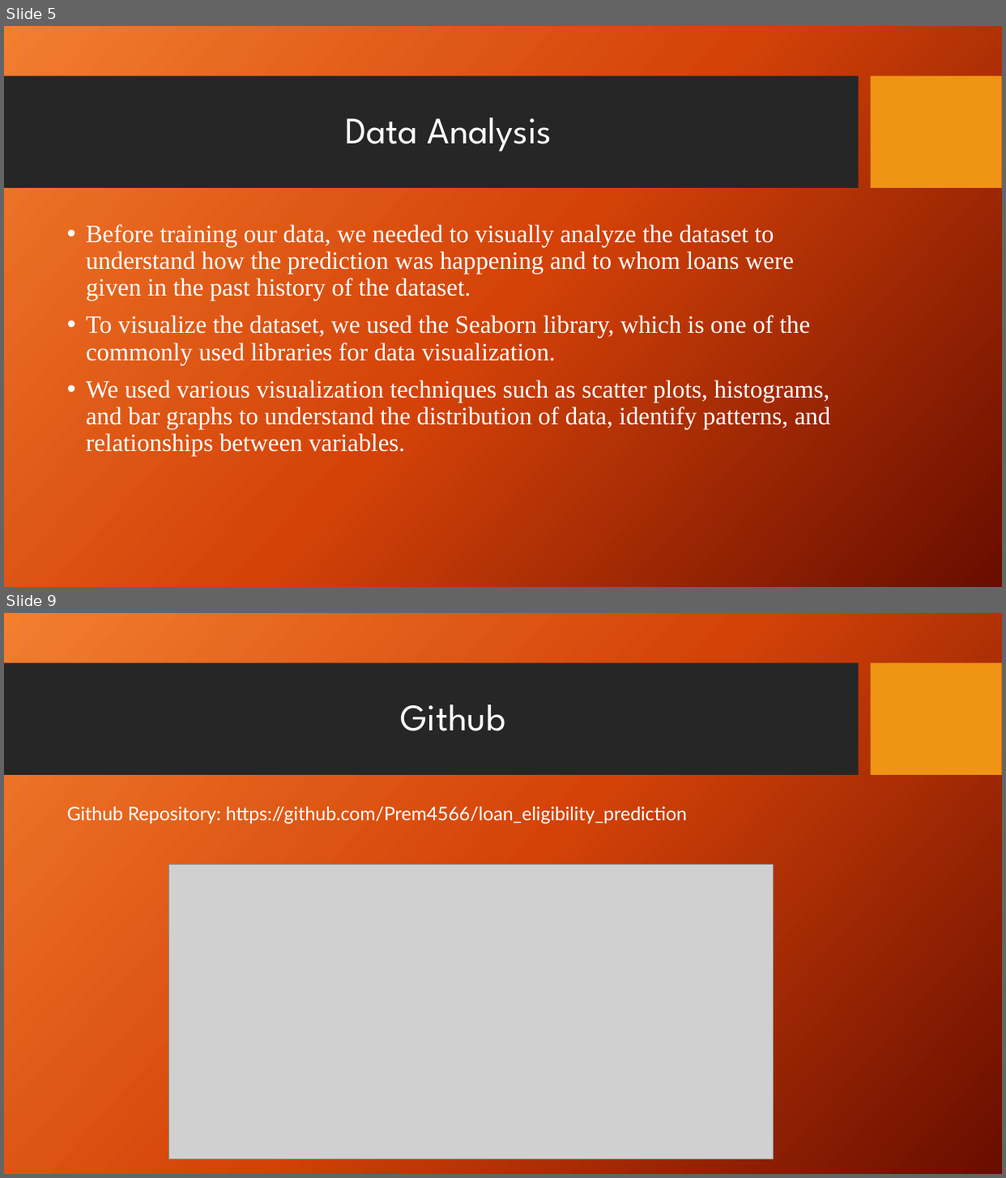
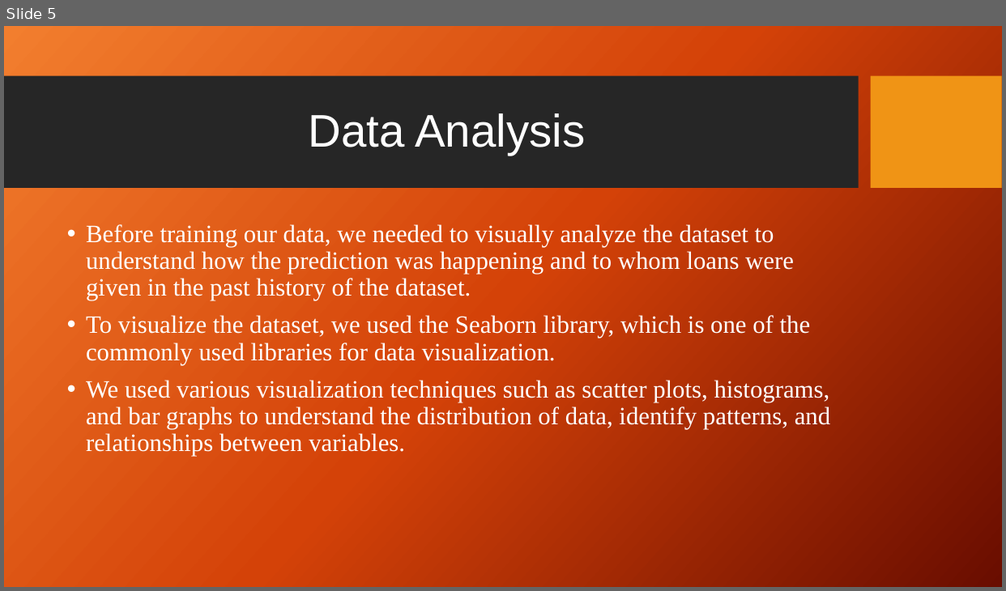
Before and after one commit to Safee121/Loan-Eligibility-Prediction-, a slide deck: Loan Eligibility Prediction1.pptx. Shown one above the other, each under a label of ours: slides 5 and 9 before the commit, slide 5 after it; the slides between them are not shown. The pictures are 1006x1178 and 1006x591 pixels, drawn with LibreOffice and Linux fonts; fonts in the diff are those of the drawing; grey boxes stand for pictures; background and template pictures are left out. Boxes give left, top, right and bottom in pixels: in the first picture for what was removed or moved away, otherwise in the second. Text is boxed around its words. In the diff, an @@ line names an element or a change of style, - is before the commit and + after.

```diff
--- a/Loan Eligibility Prediction1.pptx
+++ b/Loan Eligibility Prediction1.pptx
@@ slide 9 removed at (x1=4, y1=613, x2=1002, y2=1174), background picture (left out); not listed: 2 template elements that a slide beside it also shows @@
@@ title removed at (x1=401, y1=705, x2=506, y2=731) @@
-Github
@@ text removed at (x1=67, y1=807, x2=687, y2=824) @@
-Github Repository: https://github.com/Prem4566/loan_eligibility_prediction
@@ picture removed at (x1=168, y1=865, x2=774, y2=1160) @@
@@ slide 5 changed as well @@
@@ title "Data Analysis" at (x1=308, y1=113, x2=585, y2=155): size 36 to 44 pt, font League Spartan to Arial @@
```
Also in this commit, not shown: 4 other slides changed, 1 slide added, 3 other slides removed.
